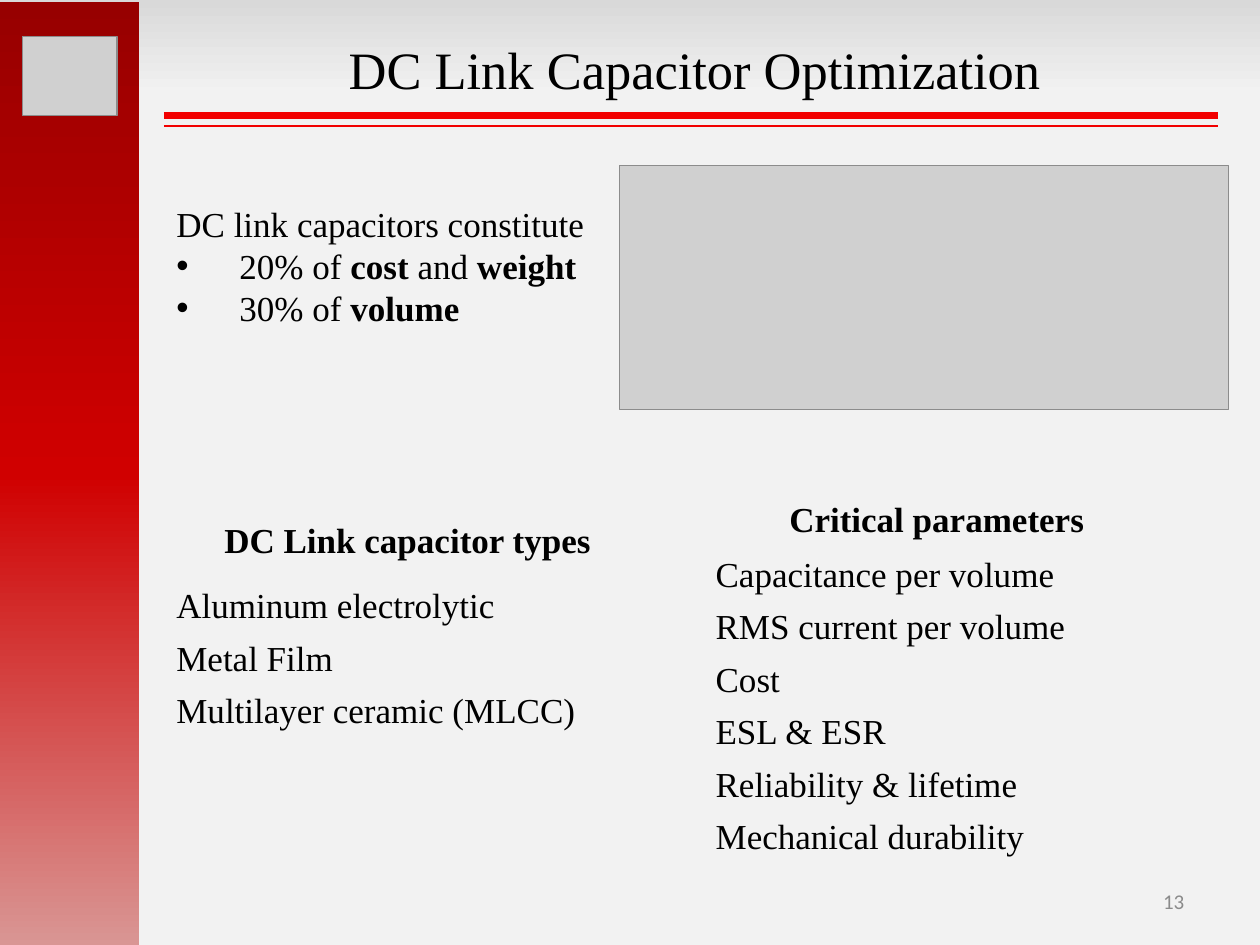
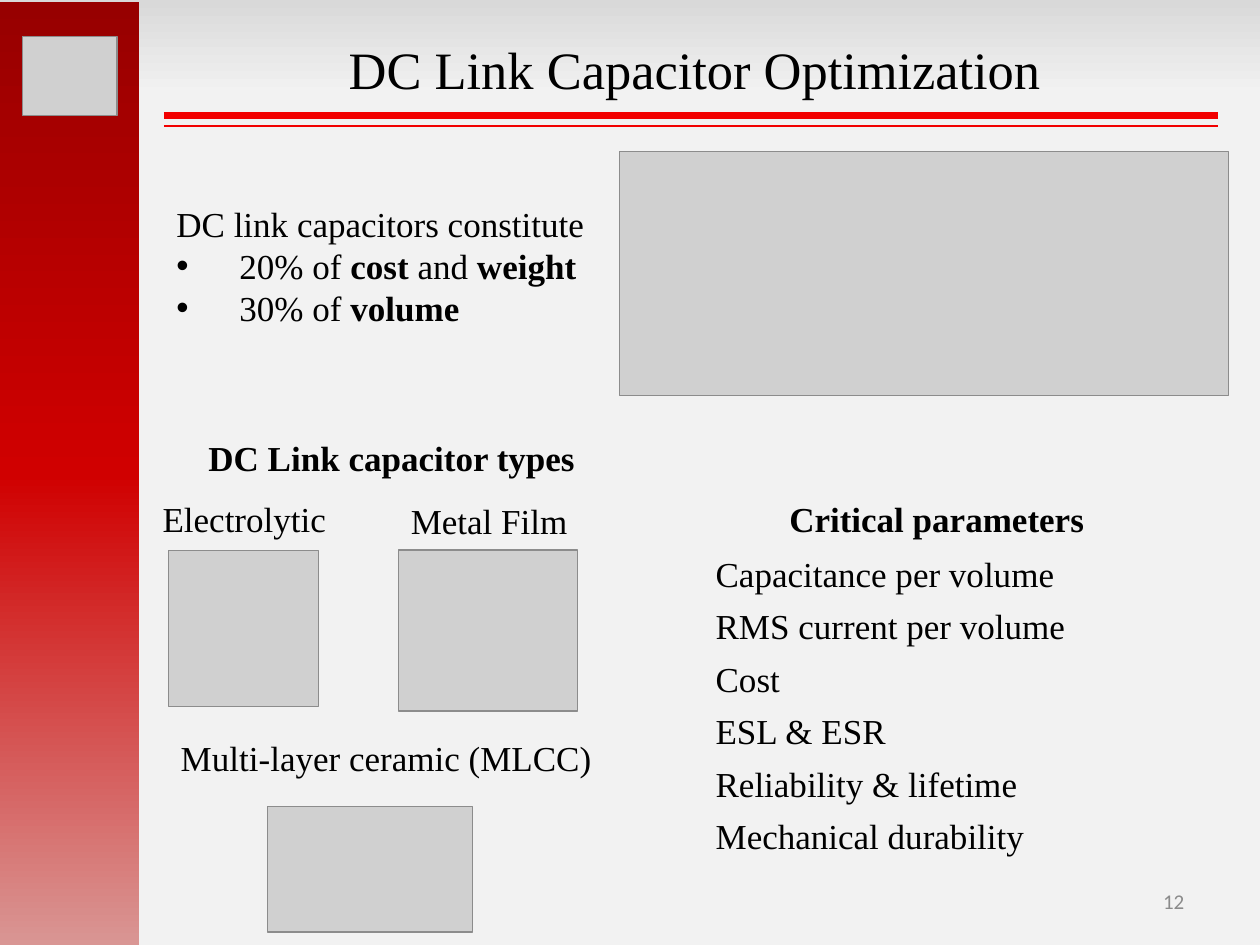
Before and after one commit to hakanpolat/IMMD, a slide deck: slide 12 of GRW2017/sunum/GRW2017_MesutUğur.pptx (slide 13 before the commit). Drawn at 1260x945 pixels with LibreOffice and Linux fonts; fonts in the diff are those of the drawing; grey boxes stand for pictures. Boxes give left, top, right and bottom in pixels: in the first picture for what was removed or moved away, otherwise in the second. Text is boxed around its words. In the diff, an @@ line names an element or a change of style, - is before the commit and + after.

```diff
--- a/GRW2017/sunum/GRW2017_MesutUğur.pptx
+++ b/GRW2017/sunum/GRW2017_MesutUğur.pptx
@@ picture: place and size @@
-picture at box(620, 165, 1228, 410)
+picture at box(620, 152, 1228, 397)
@@ text "DC Link capacitor types": place and size @@
-text "DC Link capacitor types" at box(224, 528, 591, 560)
+text "DC Link capacitor types" at box(208, 446, 575, 479)
@@ text at box(163, 507, 326, 539): text changed @@
-Aluminum electrolytic
-Metal Film
-Multilayer ceramic (MLCC)
+Electrolytic
@@ text added at box(411, 509, 567, 535), 20 pt, text #000000 @@
+Metal Film
@@ picture added at box(169, 551, 319, 707) @@
@@ picture added at box(398, 551, 577, 712) @@
@@ text added at box(181, 746, 592, 779), 20 pt, text #000000 @@
+Multi-layer ceramic (MLCC)
@@ picture added at box(267, 806, 472, 932) @@
@@ page number at box(1163, 895, 1184, 909): text changed @@
-13
+12
```
Also in this commit, not shown: 12 other slides changed, 1 slide removed.
